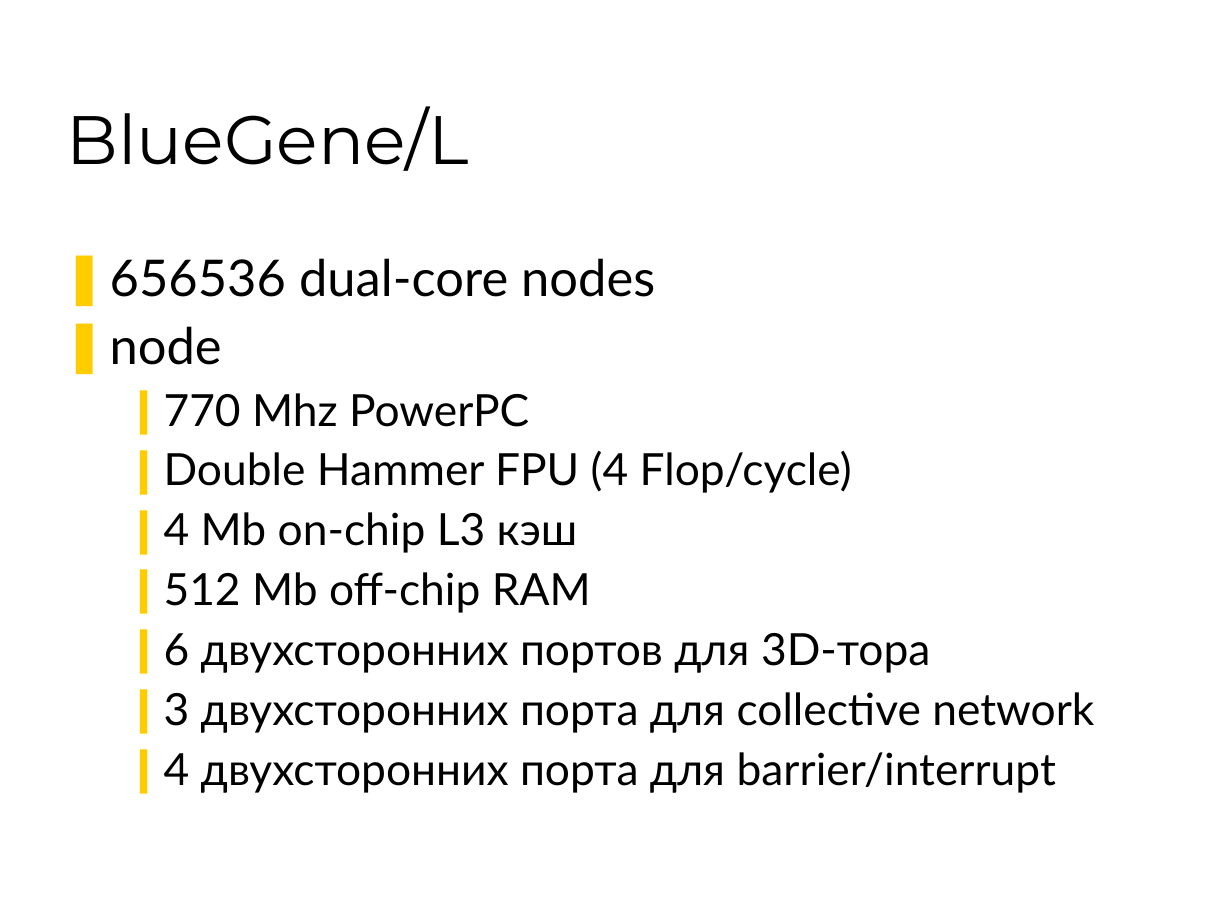
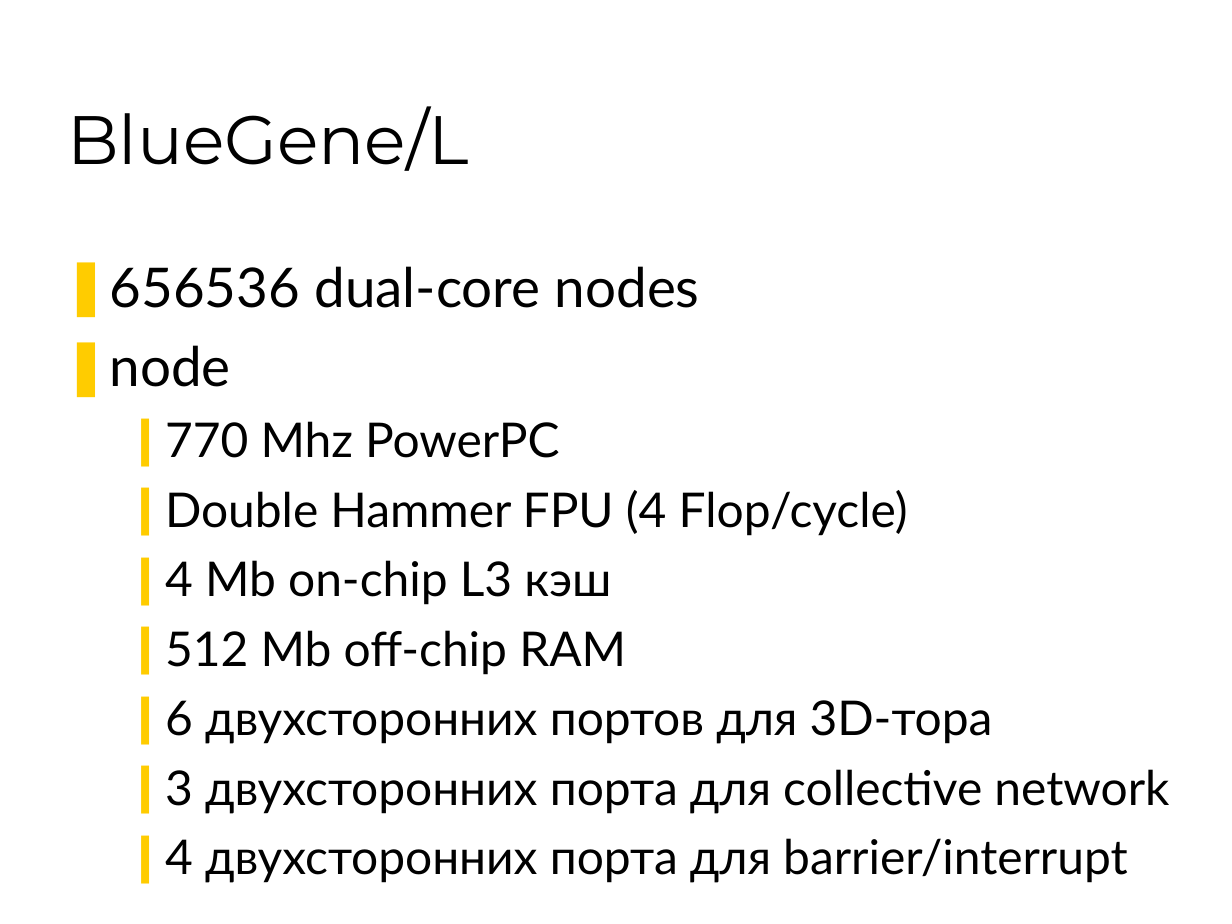
Before and after one commit to 7633/msu-cuda-course, a slide deck: slide 11 of Lectures/L1 24022009/Lection-1.ppt. Drawn at 1232x924 pixels with LibreOffice and Linux fonts; fonts in the diff are those of the drawing; background and template pictures are left out. Boxes give left, top, right and bottom in pixels: in the first picture for what was removed or moved away, otherwise in the second. Text is boxed around its words. In the diff, an @@ line names an element or a change of style, - is before the commit and + after.

```diff
--- a/Lectures/L1 24022009/Lection-1.ppt
+++ b/Lectures/L1 24022009/Lection-1.ppt
@@ text "656536 dual-core nodes" at bbox=[110, 266, 1169, 883]: size 29.6 to 32 pt in "656536 dual-core nodes", "node"; size 25.9 to 28 pt in "770 Mhz PowerPC", "Double Hammer FPU (4 Flop/cycle)", "4 Mb on-chip L3 кэш", "512 Mb off-chip RAM" and 3 more places; line spacing 0.9 to 1 @@
```
Also in this commit, not shown: 4 other slides changed, 2 slides added.
